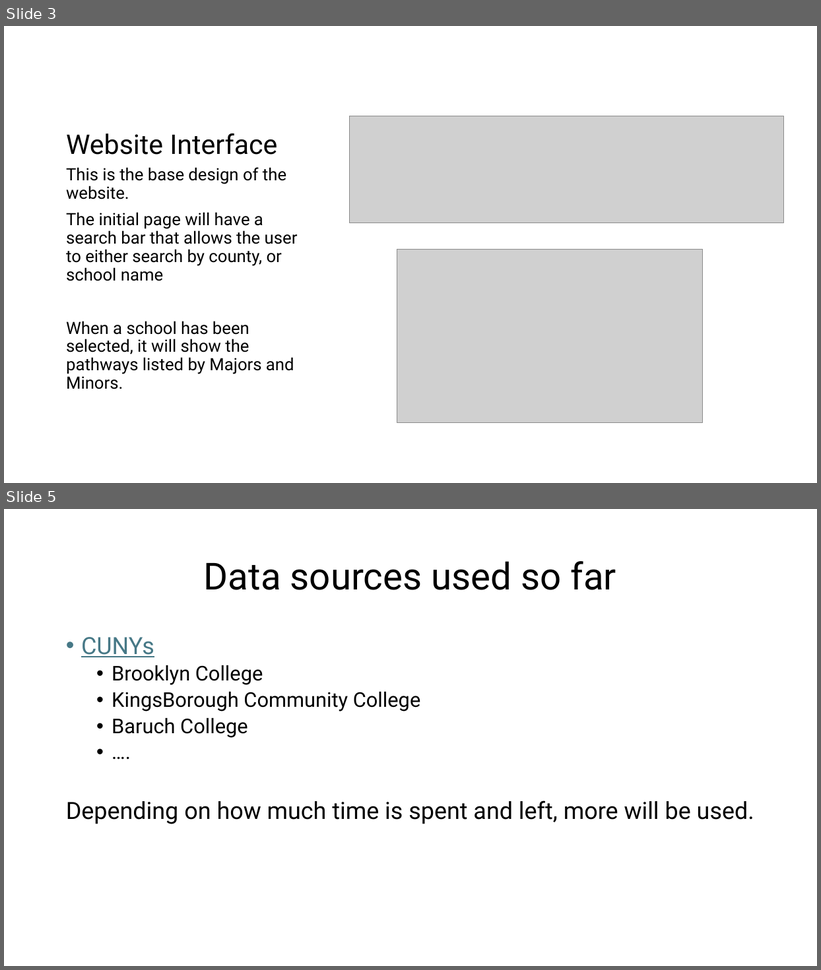
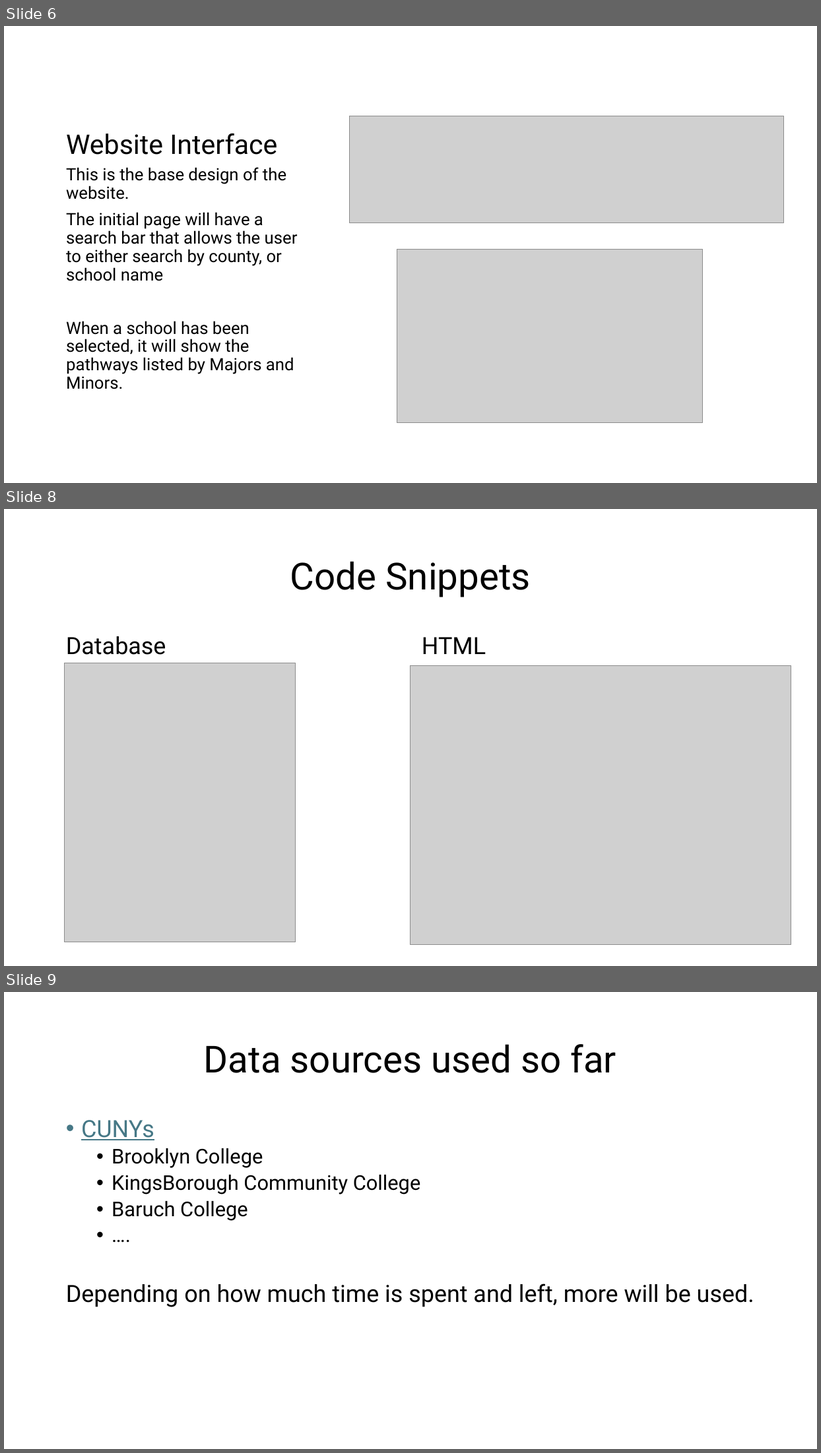
Before and after one commit to anthony2421/cisc4900-anthony2421-vc1a, a slide deck: Progress documentations/CISC 4900 - Diagram.pptx. Shown one above the other, each under a label of ours: slides 3 and 5 before the commit, slides 6, 8 and 9 after it; the slides between them are not shown. The pictures are 821x970 and 821x1453 pixels, drawn with LibreOffice and Linux fonts; fonts in the diff are those of the drawing; grey boxes stand for pictures. Boxes give left, top, right and bottom in pixels: in the first picture for what was removed or moved away, otherwise in the second. Text is boxed around its words. In the diff, an @@ line names an element or a change of style, - is before the commit and + after.

```diff
--- a/Progress documentations/CISC 4900 - Diagram.pptx
+++ b/Progress documentations/CISC 4900 - Diagram.pptx
@@ slide 8 added at [4, 509, 817, 966], background #FFFFFF @@
@@ title added at [290, 561, 530, 597], 44 pt, text #000000 @@
+Code Snippets
@@ text added at [66, 636, 166, 655], 28 pt, text #000000 @@
+Database
@@ text added at [422, 637, 486, 654], 28 pt, text #000000 @@
+HTML
@@ picture added at [64, 663, 295, 942] @@
@@ picture added at [411, 666, 791, 945] @@
@@ what was slide 3 is now slide 6 @@
@@ what was slide 5 is now slide 9 @@
```
Also in this commit, not shown: 3 slides changed, 6 other slides added.
